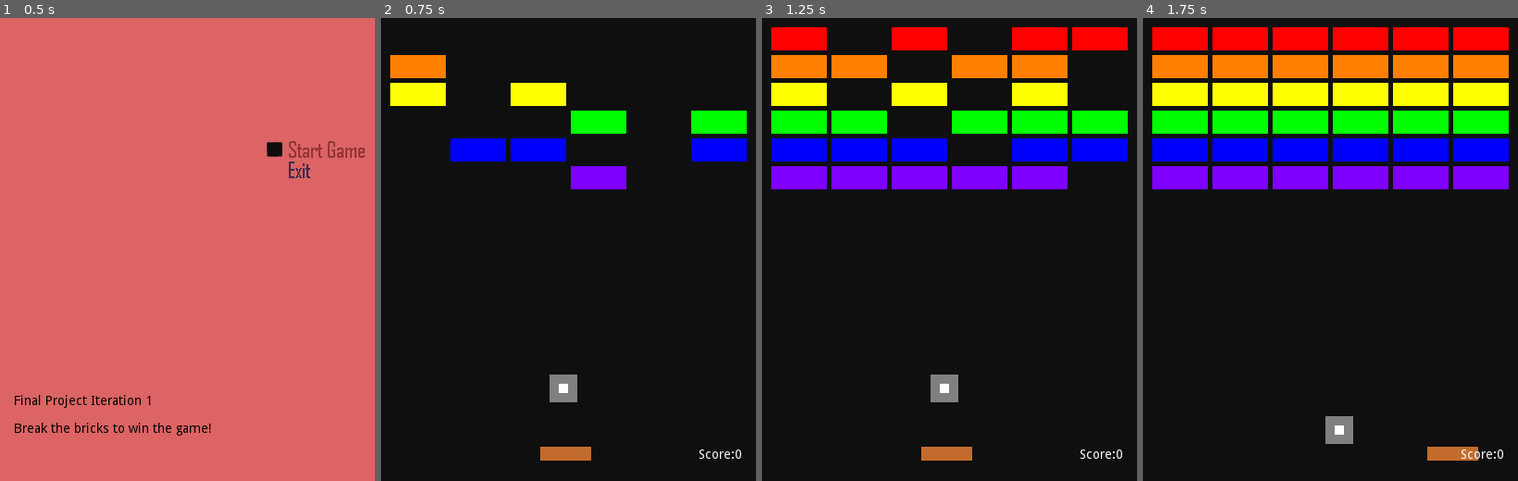
Above: before the commit, frames 1-4 (left to right).
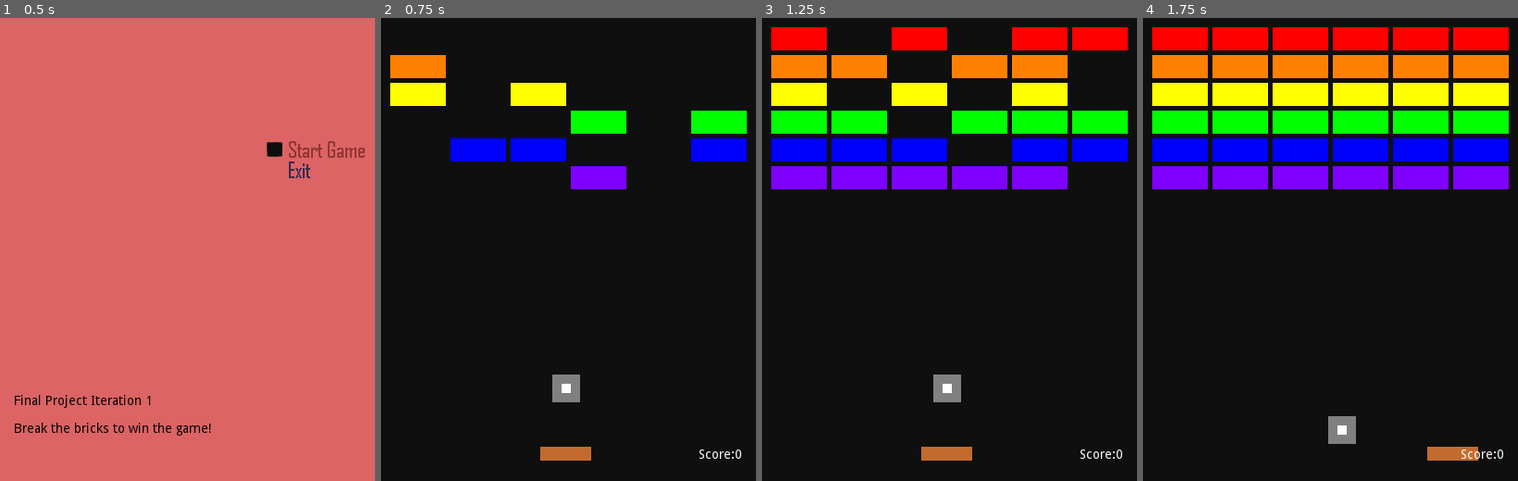
Above: after the commit, the same moments.

Repository: CodyMiner/FP-Breaker-Breaker
Game: Godot game, scene res://src/TitleScreen.tscn
Two runs of this game, one before a commit and one after it. Both use one fixed random seed, a clock stepped at 60 frames per second and the inputs below.
Inputs (mouse positions are in pixels of both pictures, inside the frame that each line leads up to):
- Up to frame 1 (0.5 s): no input
- Up to frame 2 (0.75 s): click (696, 147) at 0.5 s
- Up to frame 3 (1.25 s): no input
- Up to frame 4 (1.75 s): tap Enter (enter) at 1.25 s; hold D (go_right) from 1.28 s (still down); hold Enter (enter) from 1.28 s (still down)

Frame 1 is identical in both runs. In frame 2, 0.1% of the frame differs, in the area x 44-54%, y 77-83%; in frame 3, 0.1%; in frame 4, 0.1%.

Commit message:
Implement levels

Diff:
--- a/project/src/Background.gd
+++ b/project/src/Background.gd
@@ -1,11 +1,20 @@
 extends Node2D
 
 const _BALL_VELOCITY := Vector2(100.0, 300.0)
-var level := 0
+export (int) var level = 0
+var ball_res = preload("res://src/Ball.tscn")
 
 
-func _setup() -> void:
-	randomize()
+func respawn_ball():
+	var Ball = ball_res.instance()
+	Ball.linear_velocity = Vector2.ZERO
+	Ball.position = Vector2(200.0, 400.0)
+	add_child(Ball)
+	yield(get_tree().create_timer(1.0), "timeout")
+	Ball.linear_velocity = _BALL_VELOCITY * (1.0 + level/10.0)
+
+
+func _setup_level() -> void:
 	for row in range(6):
 		for column in range(6):
 			var brick_model : PackedScene = load("res://src/Brick.tscn")
@@ -14,14 +23,14 @@
 			brick.get_node("Sprite").frame = row
 			add_child_below_node($BrickContainer, brick)
 
-	$Ball.linear_velocity = Vector2.ZERO
-	yield(get_tree().create_timer(1.0), "timeout")
-	$Ball.linear_velocity = _BALL_VELOCITY
+	print(level)
+	respawn_ball()
 
 
 func _ready() -> void:
 	randomize()
-	_setup()
+	level = 0
+	_setup_level()
 	Input.set_mouse_mode(Input.MOUSE_MODE_HIDDEN)
 	set_process_input(true)
 
--- a/project/src/Background.tscn
+++ b/project/src/Background.tscn
@@ -1,9 +1,8 @@
-[gd_scene load_steps=11 format=2]
+[gd_scene load_steps=10 format=2]
 
 [ext_resource path="res://src/Paddle.tscn" type="PackedScene" id=1]
 [ext_resource path="res://src/Background.gd" type="Script" id=2]
 [ext_resource path="res://src/Brick.tscn" type="PackedScene" id=3]
-[ext_resource path="res://src/Ball.tscn" type="PackedScene" id=4]
 [ext_resource path="res://src/Bottom.gd" type="Script" id=5]
 [ext_resource path="res://src/GameUI.tscn" type="PackedScene" id=6]
 
@@ -54,11 +53,6 @@
 [node name="BrickContainer" type="Node" parent="."]
 pause_mode = 1
 
-[node name="Ball" parent="." instance=ExtResource( 4 )]
-pause_mode = 1
-position = Vector2( 196.952, 399.937 )
-linear_velocity = Vector2( 100, 300 )
-
 [node name="Popup" type="Popup" parent="."]
 pause_mode = 2
 anchor_left = -0.000768591
--- a/project/src/Ball.gd
+++ b/project/src/Ball.gd
@@ -1,17 +1,19 @@
 extends RigidBody2D
 
-var _bricks_broken := 0
+export var bricks_broken := 0
+onready var GameUI = $"/root/Background/GameUI"
 
-
-func _on_Ball_body_entered(_body) -> void:
+func _on_Ball_body_exited(_body):
 	if _body.has_method("hit"):
 		_body.hit()
-		_bricks_broken += 1
-		if _bricks_broken > 35:
-			var _c := get_tree().change_scene("res://src/Win.tscn")
-			if _c:
-				pass
-	elif _body.has_method("gameover"):
+		bricks_broken += 1
+		if bricks_broken > 35:
+			GameUI.score += 50
+			var Background = get_parent()
+			Background.level += 1
+			Background._setup_level()
+			queue_free()
+	elif _body.has_method("gameover"): # Bottom
 		_body.gameover()
 
 	var _random_x := (randf()-0.5) * 20.0
--- a/project/src/Ball.tscn
+++ b/project/src/Ball.tscn
@@ -26,4 +26,4 @@
 
 [node name="Sprite" type="Sprite" parent="."]
 texture = ExtResource( 1 )
-[connection signal="body_entered" from="." to="." method="_on_Ball_body_entered"]
+[connection signal="body_exited" from="." to="." method="_on_Ball_body_exited"]
--- a/project/src/Brick.gd
+++ b/project/src/Brick.gd
@@ -1,7 +1,7 @@
 extends StaticBody2D
 
-export (int) var points = 5
 onready var GameUI = $"/root/Background/GameUI"
+
 
 func _ready() -> void:
 	var _time := rand_range(0.0, 1.0)
@@ -10,5 +10,5 @@
 
 
 func hit() -> void:
-	GameUI.score += points
+	GameUI.score += ($"/root/Background".level + 1)
 	queue_free()
